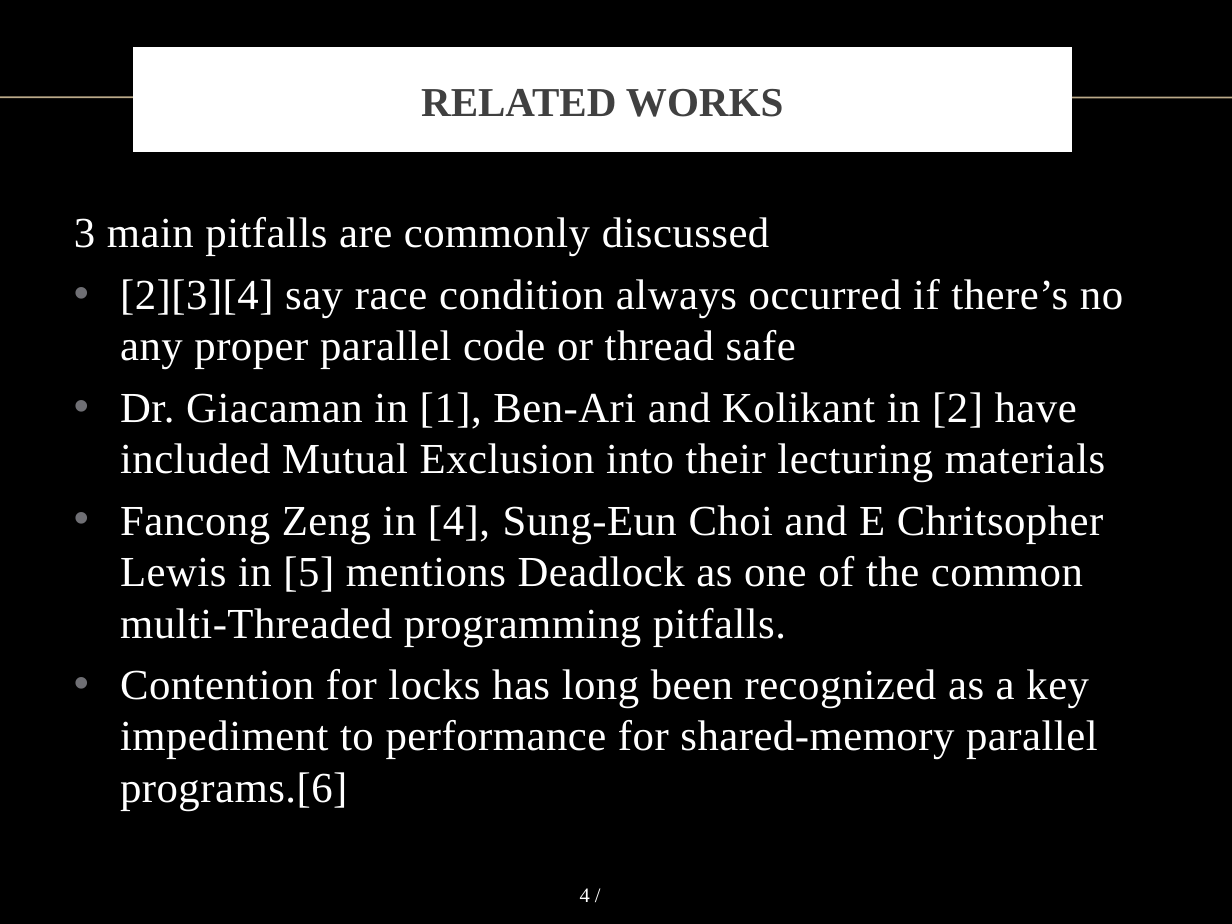
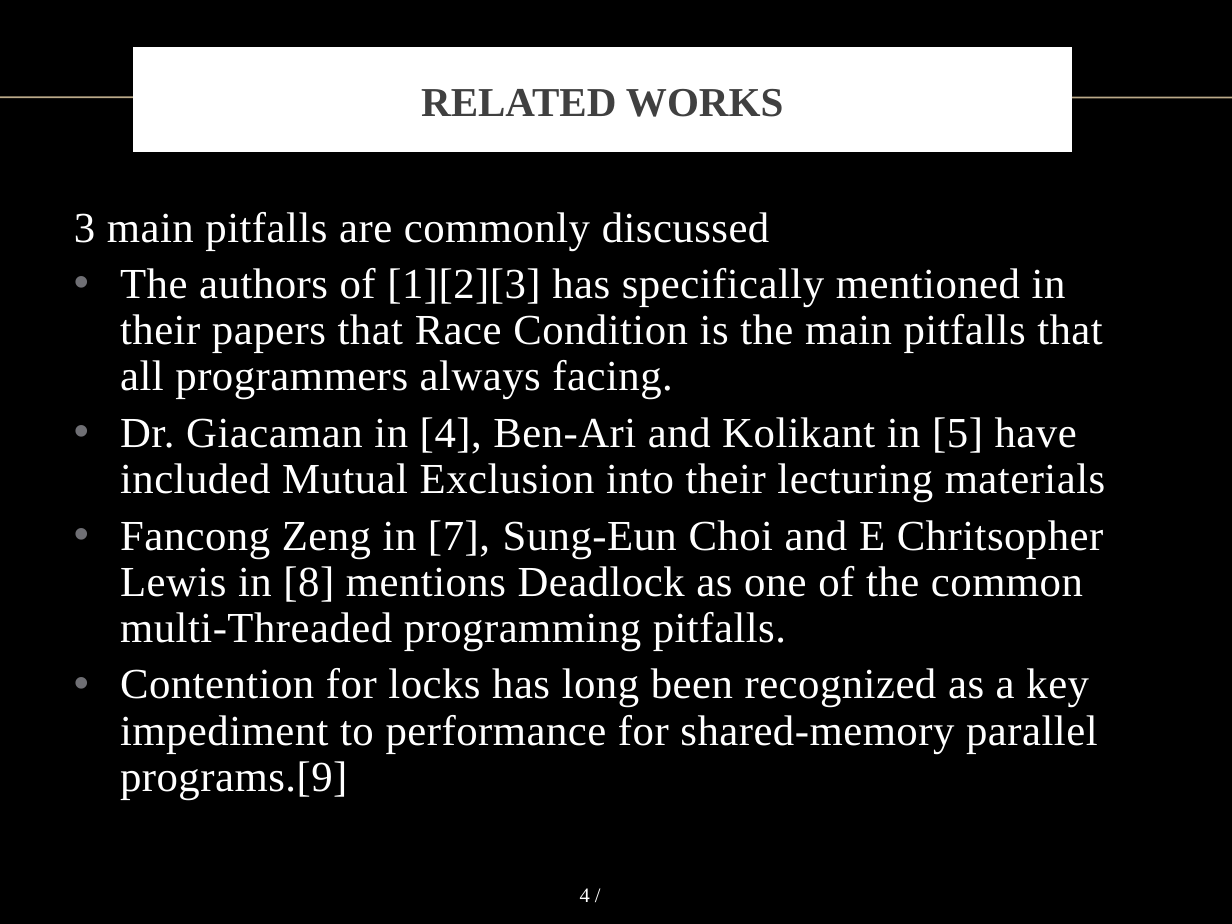
Before and after one commit to vong-srey/Paravantage, a slide deck: slide 4 of Presentation.pptx. Drawn at 1232x924 pixels with LibreOffice and Linux fonts; fonts in the diff are those of the drawing; background and template pictures are left out. Boxes give left, top, right and bottom in pixels: in the first picture for what was removed or moved away, otherwise in the second. Text is boxed around its words. In the diff, an @@ line names an element or a change of style, - is before the commit and + after.

Commit message:
added Race Condition contents that Aravind didn't do

```diff
--- a/Presentation.pptx
+++ b/Presentation.pptx
@@ text at <box>74,212,770,250</box>: line spacing 1 to 0.9 @@
@@ text at <box>120,268,1105,799</box>: text changed @@
-• [2][3][4] say race condition always occurred if there’s no any proper parallel code or thread safe
-• Dr. Giacaman in [1], Ben-Ari and Kolikant in [2] have included Mutual Exclusion into their lecturing materials
-• Fancong Zeng in [4], Sung-Eun Choi and E Chritsopher Lewis in [5] mentions Deadlock as one of the common multi-Threaded programming pitfalls.
-• Contention for locks has long been recognized as a key impediment to performance for shared-memory parallel programs.[6]
+• The authors of [1][2][3] has specifically mentioned in their papers that Race Condition is the main pitfalls that all programmers always facing.
+• Dr. Giacaman in [4], Ben-Ari and Kolikant in [5] have included Mutual Exclusion into their lecturing materials
+• Fancong Zeng in [7], Sung-Eun Choi and E Chritsopher Lewis in [8] mentions Deadlock as one of the common multi-Threaded programming pitfalls.
+• Contention for locks has long been recognized as a key impediment to performance for shared-memory parallel programs.[9]
```
Also in this commit, not shown: 3 other slides changed.
